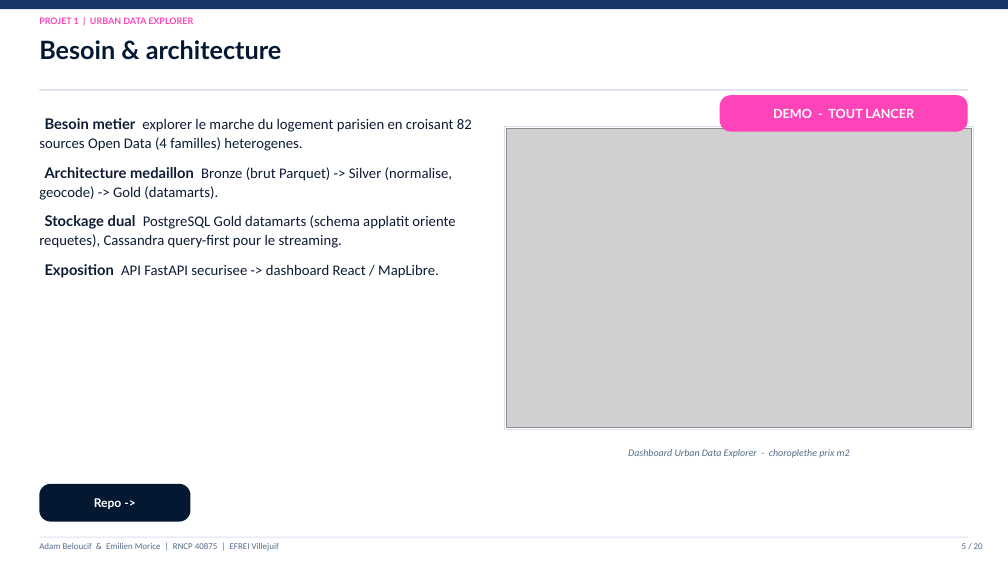
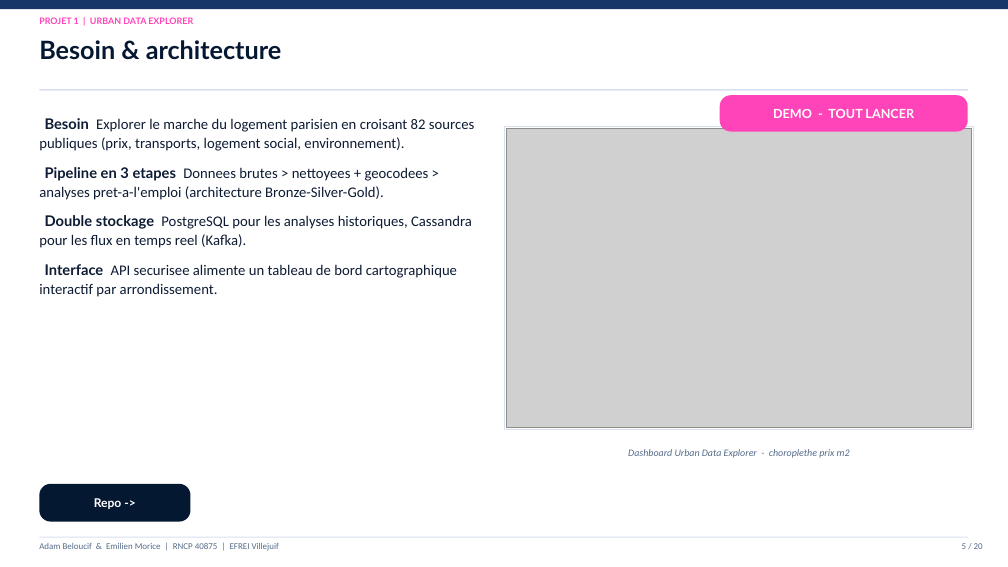
Before and after one commit to Adam-Blf/Soutenance-M1, a slide deck: slide 5 of Soutenance_Bloc1-2_Adam_Emilien.pptx. Drawn at 1008x567 pixels with LibreOffice and Linux fonts; fonts in the diff are those of the drawing; grey boxes stand for pictures. Boxes give left, top, right and bottom in pixels: in the first picture for what was removed or moved away, otherwise in the second. Text is boxed around its words. In the diff, an @@ line names an element or a change of style, - is before the commit and + after.

```diff
--- a/Soutenance_Bloc1-2_Adam_Emilien.pptx
+++ b/Soutenance_Bloc1-2_Adam_Emilien.pptx
@@ text at box(39, 118, 474, 297): text changed @@
-Besoin metier explorer le marche du logement parisien en croisant 82 sources Open Data (4 familles) heterogenes.
-Architecture medaillon Bronze (brut Parquet) -> Silver (normalise, geocode) -> Gold (datamarts).
-Stockage dual PostgreSQL Gold datamarts (schema applatit oriente requetes), Cassandra query-first pour le streaming.
-Exposition API FastAPI securisee -> dashboard React / MapLibre.
+Besoin Explorer le marche du logement parisien en croisant 82 sources publiques (prix, transports, logement social, environnement).
+Pipeline en 3 etapes Donnees brutes > nettoyees + geocodees > analyses pret-a-l'emploi (architecture Bronze-Silver-Gold).
+Double stockage PostgreSQL pour les analyses historiques, Cassandra pour les flux en temps reel (Kafka).
+Interface API securisee alimente un tableau de bord cartographique interactif par arrondissement.
```
Also in this commit, not shown: 9 other slides changed, 1 other file.
